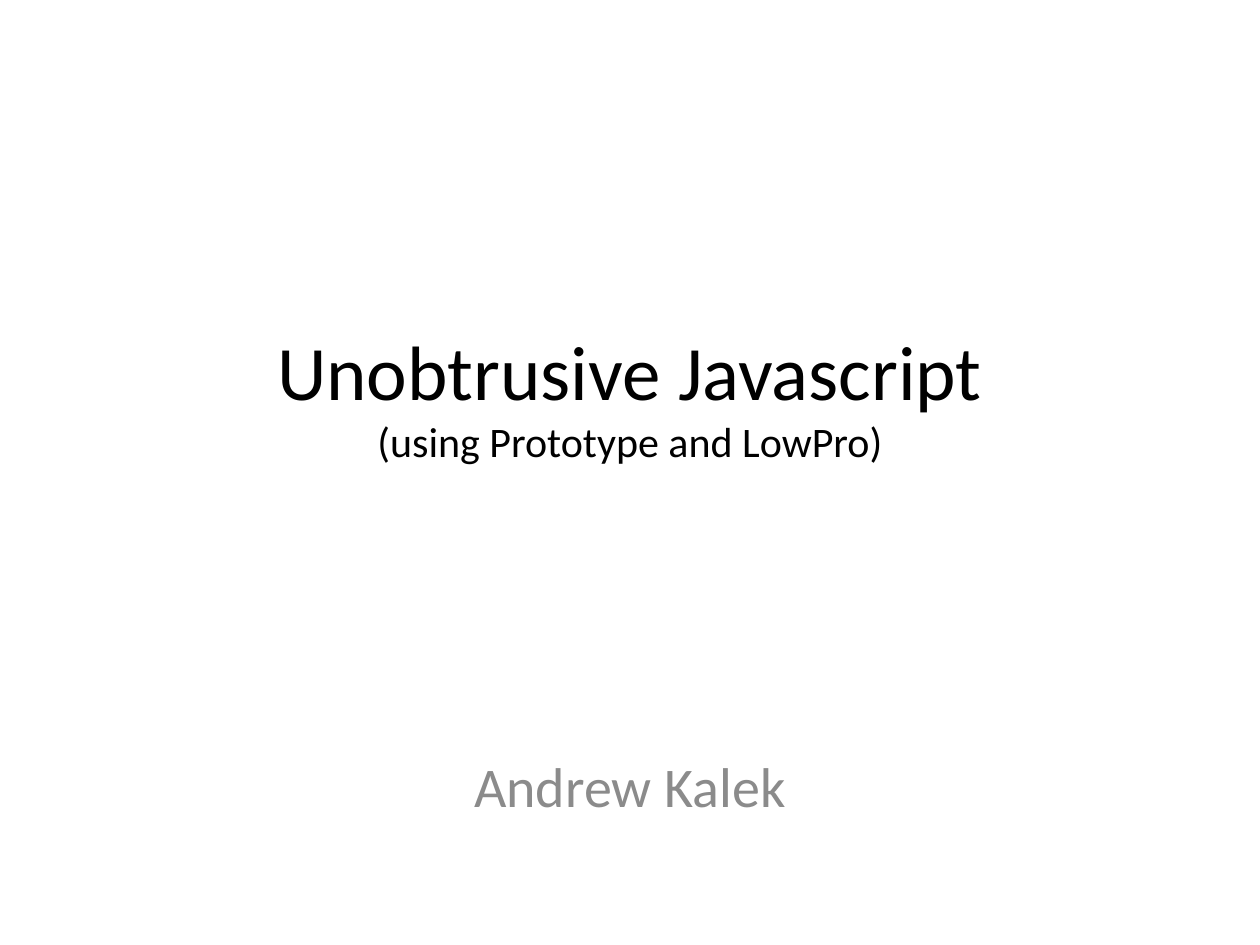
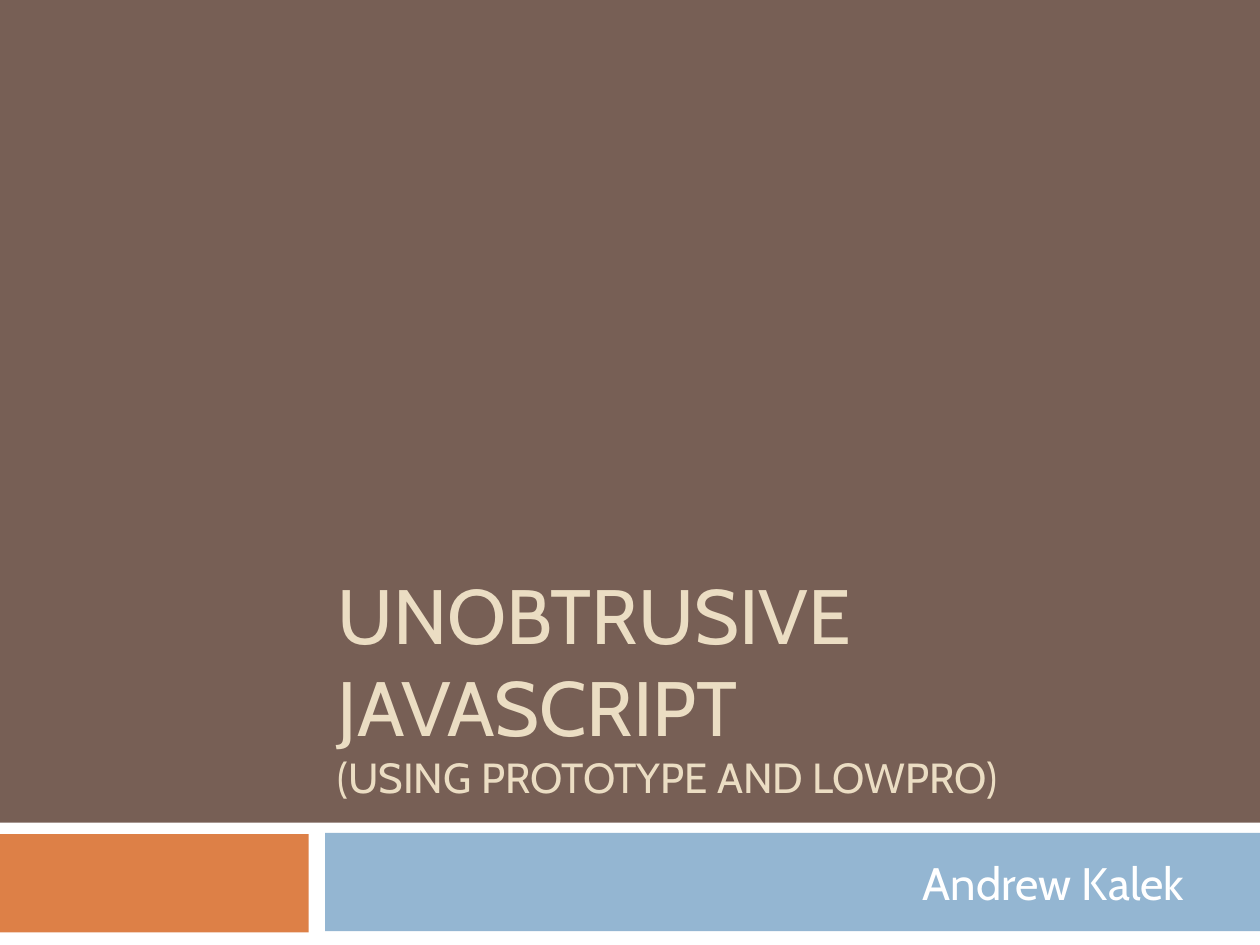
Before and after one commit to anlek/unobtrusive_javascript_presentation, a slide deck: slide 1 of presentation/Unobtrusive_Javascript.pptx. Drawn at 1260x945 pixels with LibreOffice and Linux fonts; fonts in the diff are those of the drawing; background and template pictures are left out. Boxes give left, top, right and bottom in pixels: in the first picture for what was removed or moved away, otherwise in the second. Text is boxed around its words. In the diff, an @@ line names an element or a change of style, - is before the commit and + after.

```diff
--- a/presentation/Unobtrusive_Javascript.pptx
+++ b/presentation/Unobtrusive_Javascript.pptx
@@ background #FFFFFF to picture (left out) @@
@@ title "UNOBTRUSIVE JAVASCRIPT (USING PROTOTYPE AND ..." at (x1=338, y1=589, x2=997, y2=799): vertical alignment middle to bottom @@
@@ title at (x1=338, y1=589, x2=997, y2=799): text changed; font Calibri to Cabin; text colour #000000 to #EBDDC3 @@
-Unobtrusive Javascript
-(using Prototype and LowPro)
+UNOBTRUSIVE JAVASCRIPT
+(USING PROTOTYPE AND LOWPRO)
@@ rectangle added at (x1=0, y1=823, x2=1260, y2=945), fill #FFFFFF @@
@@ rectangle added at (x1=0, y1=834, x2=309, y2=932), fill #DD8047 @@
@@ subtitle "Andrew Kalek" moved from (x1=474, y1=768, x2=785, y2=808) to (x1=923, y1=866, x2=1184, y2=901) @@
@@ subtitle "Andrew Kalek" at (x1=923, y1=866, x2=1184, y2=901): size 32 to 26 pt, font Calibri to Cabin, text colour #8C8C8C to #FFFFFF; alignment centre to right; vertical alignment top to middle @@
@@ rectangle added at (x1=325, y1=833, x2=1260, y2=931), fill #94B6D2 @@
```
Also in this commit, not shown: 1 other slide changed, 2 slides added, 2 other files.
